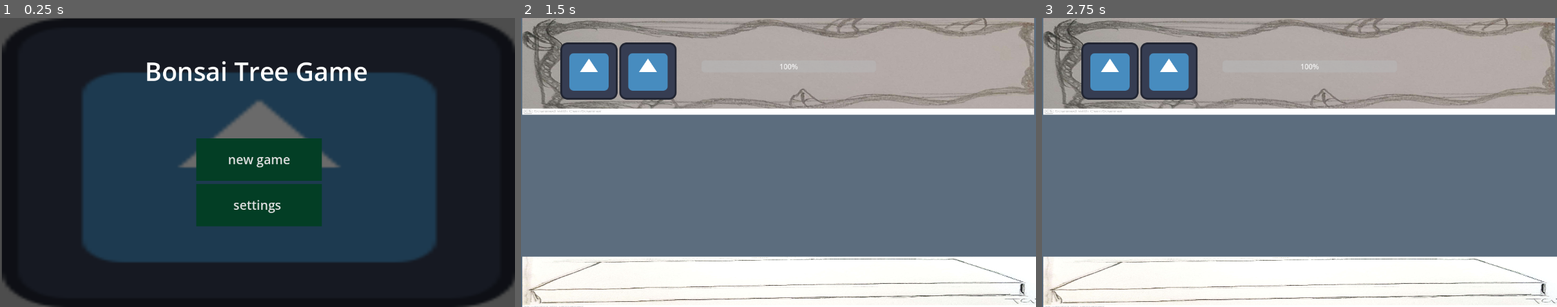
Above: before the commit, frames 1-3 (left to right).
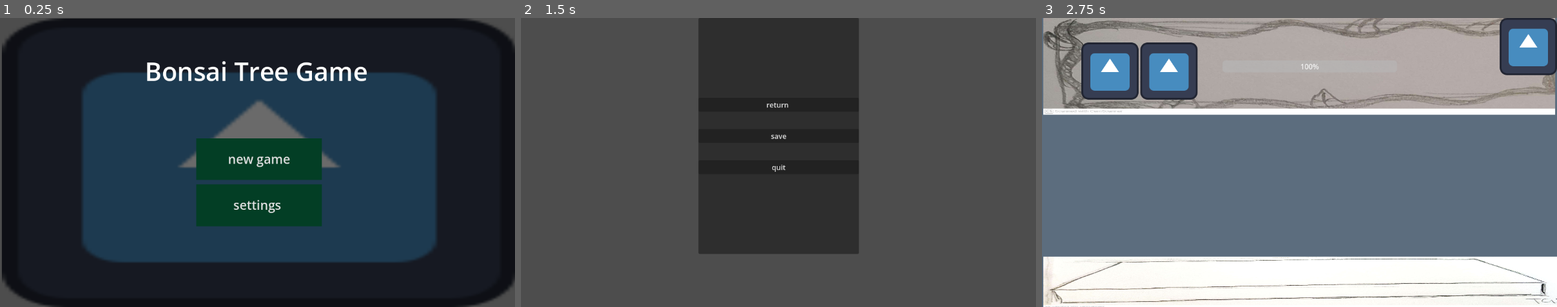
Above: after the commit, the same moments.

Repository: MariaVCGarcia/Japanese-Capstone-BonsaiTree-Game
Game: Godot game, scene res://scenes/main_menu.tscn
Same seed, same stepped clock (60 frames per second), same inputs: the game is played once before the commit and once after it. The engine's default icon, where the game draws it, is replaced by a stand-in: a white triangle on a blue panel in a dark square.
Inputs (mouse positions are in pixels of both pictures, inside the frame that each line leads up to):
- Up to frame 1 (0.25 s): no input
- Up to frame 2 (1.5 s): click "new game" at 0.5 s; click (1005, 46) at 1.27 s
- Up to frame 3 (2.75 s): click (1299, 104) at 2 s, where only the run after the commit has a clickable "return"

The runs differ from the first frame. In frame 1, 0.2% of the frame differs, in the area x 38-63%, y 47-57%; in frame 2, 98%, in the area x 0-100%, y 0-100%; in frame 3, 2.2%.

Commit message:
created a pause menus and added saveing and loading

Diff:
--- /dev/null
+++ b/bonsai-tree-game/Save_load.gd
@@ -0,0 +1,30 @@
+extends Node
+
+const save_load = " user://SaveFile.json"
+
+var game_to_save: Dictionary ={
+	"Progress_bar_value":0.0,
+	"new_data_to_save" : false
+}
+func _ready() -> void:
+	_load()
+# Called when the node enters the scene tree for the first time.
+func _save() -> void:
+	var file =FileAccess.open(save_load, FileAccess.WRITE)
+	file.store_var(game_to_save.duplicate())
+	file.close()
+
+
+# Called every frame. 'delta' is the elapsed time since the previous frame.
+func _load() -> void:
+	if FileAccess.file_exists(save_load):
+		var file =  FileAccess.open(save_load,FileAccess.READ)
+		var data:Dictionary = file.get_var()
+		for i in data:
+			if game_to_save.has(i):
+				game_to_save[i] = data[i]
+		file.close()
+
+		var save_data= data.duplicate()
+		game_to_save.progress_bar_value = data.progress_bar_value
+		game_to_save.new_data_to_save = data.new_data_to_save
--- a/bonsai-tree-game/project.godot
+++ b/bonsai-tree-game/project.godot
@@ -15,9 +15,21 @@
 config/features=PackedStringArray("4.6", "GL Compatibility")
 config/icon="res://game assets/icon.svg"
 
+[autoload]
+
+SaveLoad="*uid://bodsf1j4nghlg"
+
 [display]
 
 mouse_cursor/custom_image="uid://u266c7snbtdx"
+
+[input]
+
+pause={
+"deadzone": 0.2,
+"events": [Object(InputEventKey,"resource_local_to_scene":false,"resource_name":"","device":0,"window_id":0,"command_or_control_autoremap":true,"alt_pressed":false,"shift_pressed":true,"pressed":false,"keycode":0,"physical_keycode":4194310,"key_label":0,"unicode":0,"location":0,"echo":false,"script":null)
+]
+}
 
 [physics]
 
--- a/bonsai-tree-game/scenes/main.tscn
+++ b/bonsai-tree-game/scenes/main.tscn
@@ -76,3 +76,14 @@
 fill_mode = 1
 
 [node name="Timer" type="Timer" parent="UI_CanvasLayer/VBoxContainer" unique_id=1161801793]
+
+[node name="pause" type="TextureButton" parent="UI_CanvasLayer" unique_id=137944954]
+anchors_preset = 1
+anchor_left = 1.0
+anchor_right = 1.0
+offset_left = -128.0
+offset_bottom = 128.0
+grow_horizontal = 0
+texture_normal = ExtResource("4_jyhfs")
+
+[connection signal="pressed" from="UI_CanvasLayer/pause" to="." method="_on_pause_pressed"]
--- a/bonsai-tree-game/scenes/main_menu.tscn
+++ b/bonsai-tree-game/scenes/main_menu.tscn
@@ -46,7 +46,7 @@
 offset_bottom = 142.0
 grow_horizontal = 2
 grow_vertical = 2
-theme_override_constants/separation = 7
+theme_override_constants/separation = 10
 
 [node name="start" type="Button" parent="VBoxContainer" unique_id=1436175838]
 layout_mode = 2
--- /dev/null
+++ b/bonsai-tree-game/scenes/pausemenue.tscn
@@ -0,0 +1,44 @@
+[gd_scene format=3 uid="uid://1m36bhx7mfrt"]
+
+[ext_resource type="Script" uid="uid://dgiu47vr7hhei" path="res://scripts/pausemenue.gd" id="1_0dkoo"]
+
+[node name="pausemenue" type="Control" unique_id=1810335632]
+process_mode = 3
+layout_mode = 3
+anchors_preset = 15
+anchor_right = 1.0
+anchor_bottom = 1.0
+grow_horizontal = 2
+grow_vertical = 2
+script = ExtResource("1_0dkoo")
+
+[node name="PanelContainer" type="PanelContainer" parent="." unique_id=1814647529]
+layout_mode = 1
+anchors_preset = 5
+anchor_left = 0.5
+anchor_right = 0.5
+offset_left = -179.5
+offset_right = 179.5
+offset_bottom = 529.0
+grow_horizontal = 2
+
+[node name="VBoxContainer" type="VBoxContainer" parent="PanelContainer" unique_id=1416034632]
+layout_mode = 2
+theme_override_constants/separation = 39
+alignment = 1
+
+[node name="return" type="Button" parent="PanelContainer/VBoxContainer" unique_id=1677772899]
+layout_mode = 2
+text = "return "
+
+[node name="save" type="Button" parent="PanelContainer/VBoxContainer" unique_id=1526611705]
+layout_mode = 2
+text = "save"
+
+[node name="quit" type="Button" parent="PanelContainer/VBoxContainer" unique_id=410628670]
+layout_mode = 2
+text = "quit
+"
+
+[connection signal="pressed" from="PanelContainer/VBoxContainer/return" to="." method="_on_return_pressed"]
+[connection signal="pressed" from="PanelContainer/VBoxContainer/quit" to="." method="_on_quit_pressed"]
--- a/bonsai-tree-game/scripts/MouseCursor.gd
+++ b/bonsai-tree-game/scripts/MouseCursor.gd
@@ -10,3 +10,7 @@
 # Called every frame. 'delta' is the elapsed time since the previous frame.
 func _process(delta: float) -> void:
 	pass
+
+
+func _on_pause_pressed() -> void:
+	get_tree().change_scene_to_file("res://scenes/pausemenue.tscn")
--- /dev/null
+++ b/bonsai-tree-game/scripts/pausemenue.gd
@@ -0,0 +1,22 @@
+extends Control
+
+
+# Called when the node enters the scene tree for the first time.
+func _return() -> void:
+	get_tree().paused = false
+	get_tree().change_scene_to_file("res://scenes/main.tscn")
+
+func _pause()-> void:
+	get_tree().paused = true
+
+func _enter()-> void:
+	if Input.is_action_just_pressed("pause") and get_tree().paused == false:
+		_pause()
+	elif Input.is_action_just_pressed("pause") and get_tree().paused == true:
+		_return()
+
+func _on_return_pressed() -> void:
+	_return()
+
+func _on_quit_pressed() -> void:
+	get_tree().quit()
Not shown, added: bonsai-tree-game/Save_load.gd.uid
Not shown, added: bonsai-tree-game/scripts/pausemenue.gd.uid
